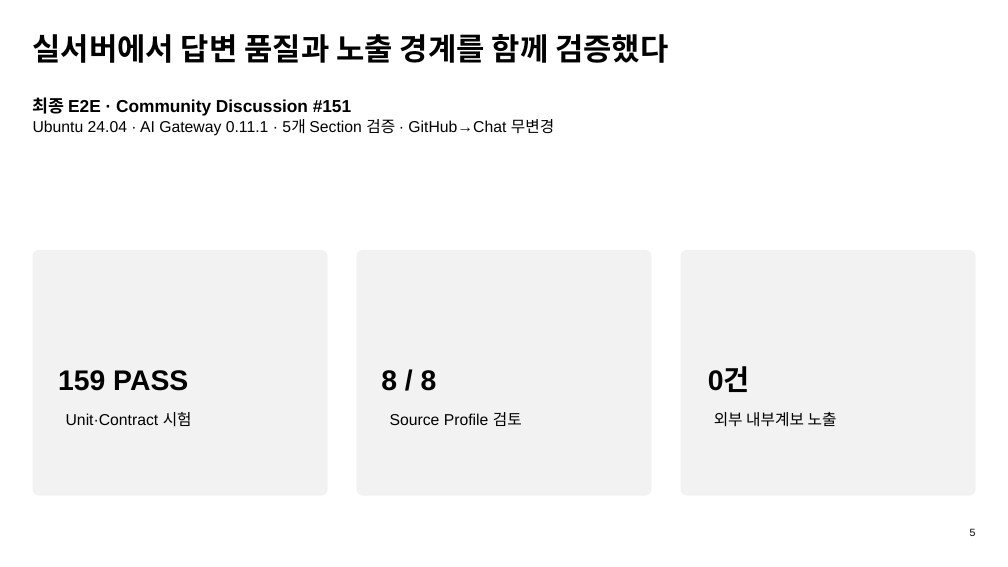
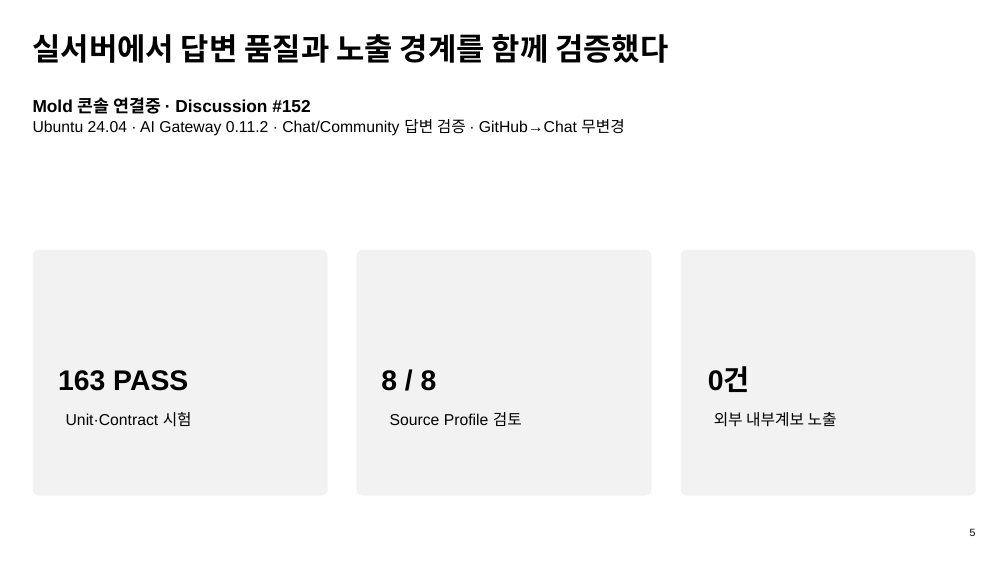
Before and after one commit to ablecloud-team/ablestack-techflow, a slide deck: slide 5 of output/presentation/techflow-versioned-safe-answer.pptx. Drawn at 1008x567 pixels with LibreOffice and Linux fonts; fonts in the diff are those of the drawing. Boxes give left, top, right and bottom in pixels: in the first picture for what was removed or moved away, otherwise in the second. Text is boxed around its words. In the diff, an @@ line names an element or a change of style, - is before the commit and + after.

Commit message:
feat: Mold 콘솔 연결중 답변 검증을 고도화

```diff
--- a/output/presentation/techflow-versioned-safe-answer.pptx
+++ b/output/presentation/techflow-versioned-safe-answer.pptx
@@ text at bbox=[33, 97, 624, 136]: text changed @@
-최종 E2E · Community Discussion #151
-Ubuntu 24.04 · AI Gateway 0.11.1 · 5개 Section 검증 · GitHub→Chat 무변경
+Mold 콘솔 연결중 · Discussion #152
+Ubuntu 24.04 · AI Gateway 0.11.2 · Chat/Community 답변 검증 · GitHub→Chat 무변경
@@ text at bbox=[58, 370, 188, 391]: text changed @@
-159 PASS
+163 PASS
```
Also in this commit, not shown: 14 other files.
